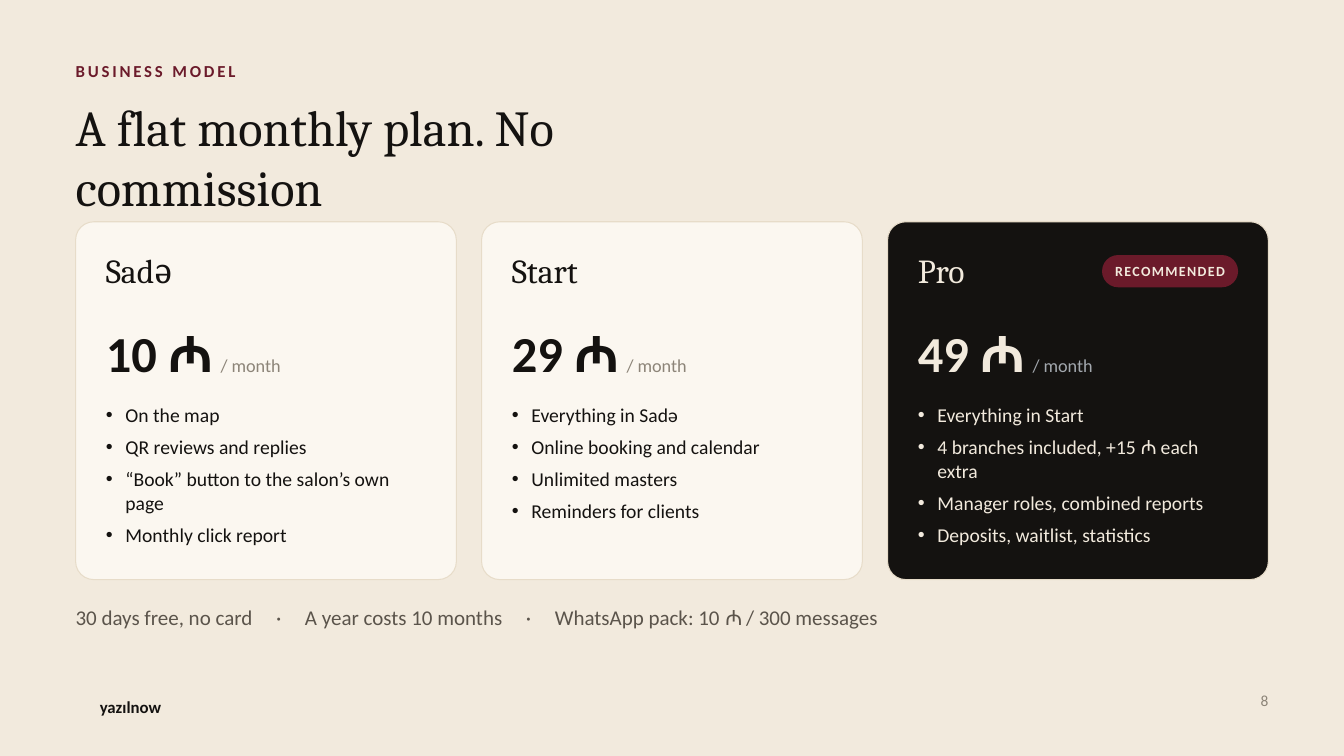
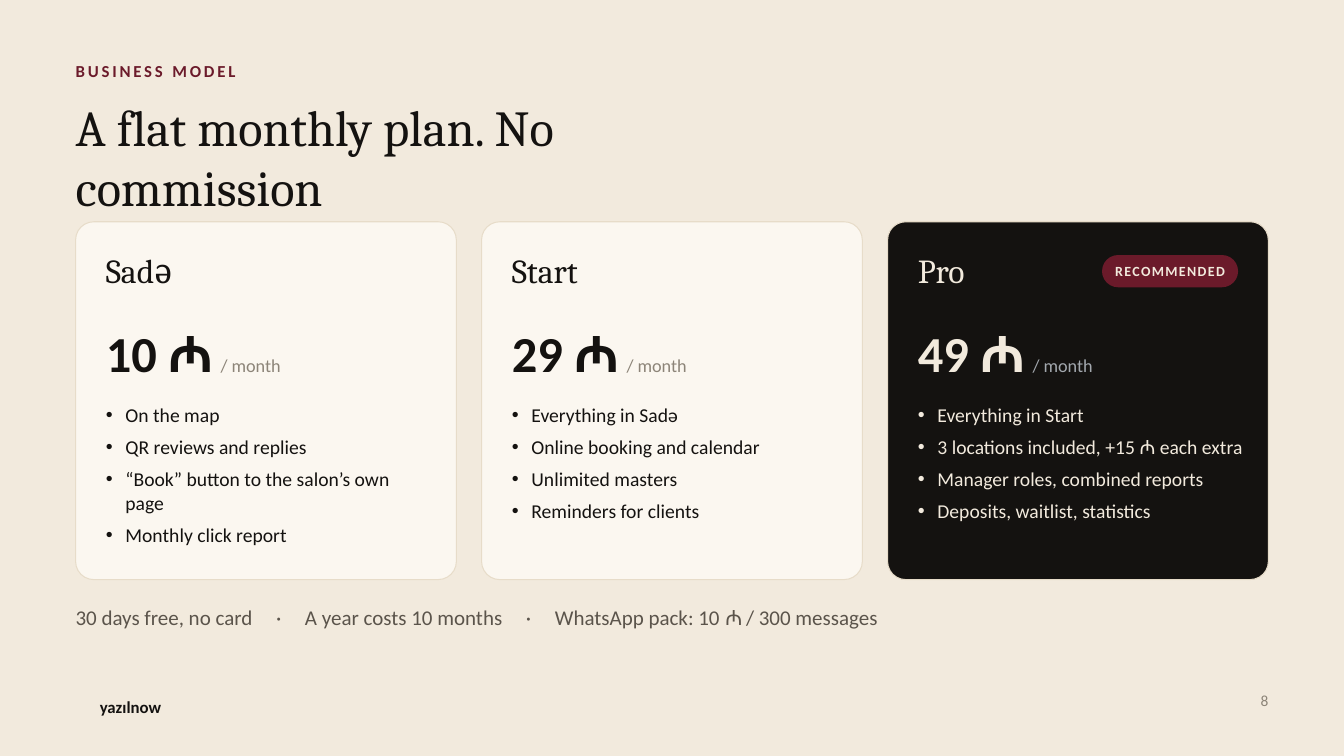
Before and after one commit to Fqasimov/barbers, a slide deck: slide 8 of deck/export/yazilnow-pitch-deck-growth.pptx. Drawn at 1344x756 pixels with LibreOffice and Linux fonts; fonts in the diff are those of the drawing; background and template pictures are left out. Boxes give left, top, right and bottom in pixels: in the first picture for what was removed or moved away, otherwise in the second. Text is boxed around its words. In the diff, an @@ line names an element or a change of style, - is before the commit and + after.

```diff
--- a/deck/export/yazilnow-pitch-deck-growth.pptx
+++ b/deck/export/yazilnow-pitch-deck-growth.pptx
@@ text at (937, 440, 1242, 457): text changed @@
-• 4 branches included, +15 ₼ each extra
+• 3 locations included, +15 ₼ each extra
```
Also in this commit, not shown: 4 other files.
